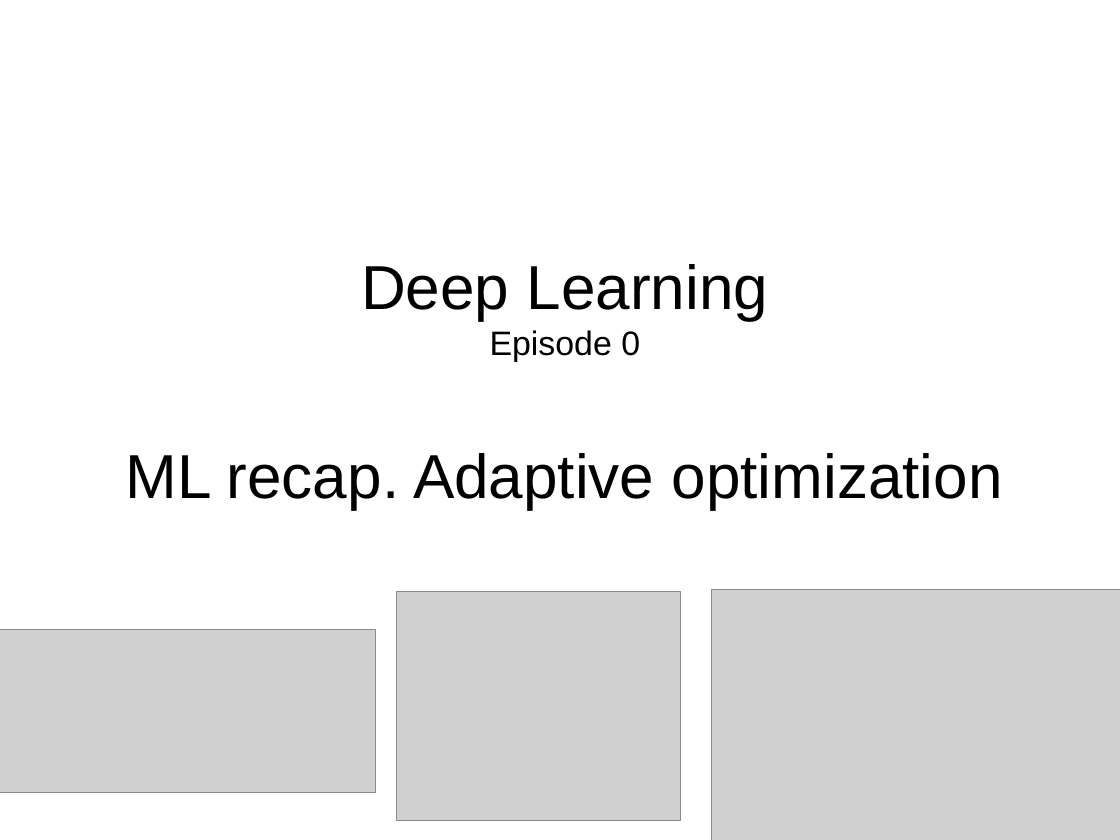
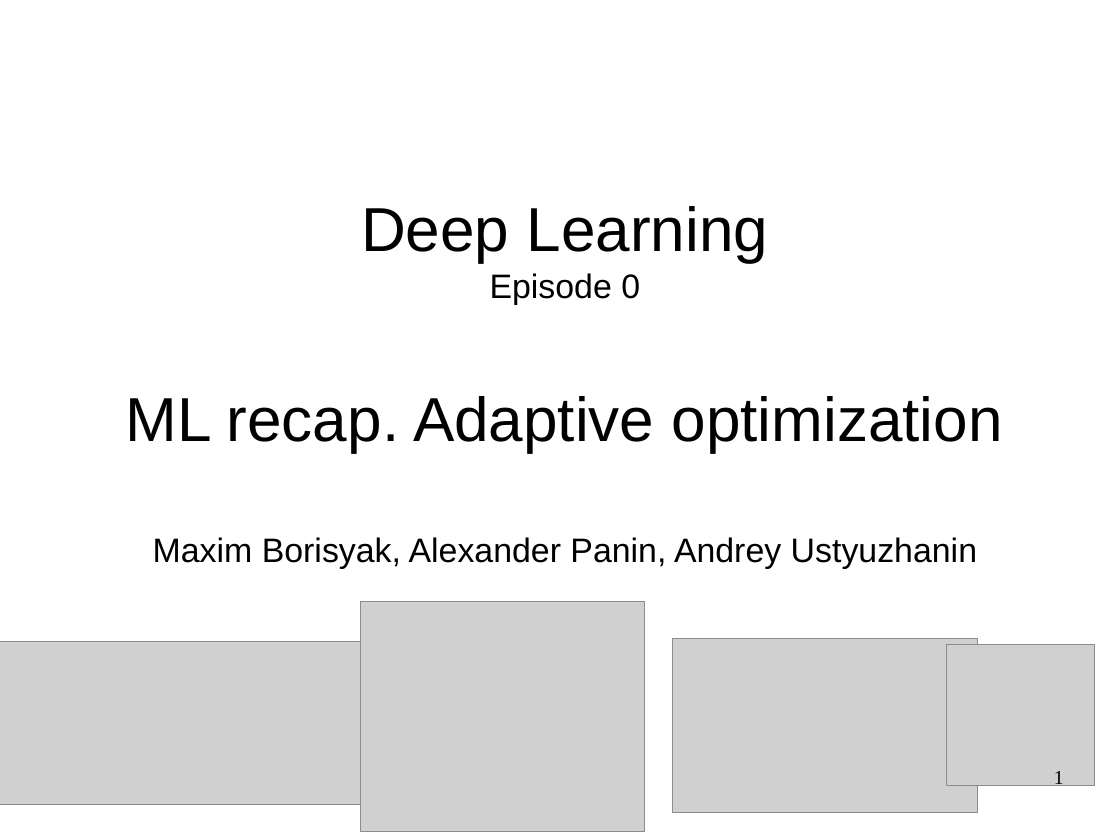
Before and after one commit to yandexdataschool/Practical_DL, a slide deck: slide 1 of week0/lecture0.odp. Drawn at 1120x840 pixels with LibreOffice and Linux fonts; fonts in the diff are those of the drawing; grey boxes stand for pictures. Boxes give left, top, right and bottom in pixels: in the first picture for what was removed or moved away, otherwise in the second. Text is boxed around its words. In the diff, an @@ line names an element or a change of style, - is before the commit and + after.

```diff
--- a/week0/lecture0.odp
+++ b/week0/lecture0.odp
@@ title at (126,206,1003,568): text changed; size 44 to 24 pt @@
-Deep Learning
-Episode 0
-ML recap. Adaptive optimization
+Deep Learning
+Episode 0
+ML recap. Adaptive optimization
+Maxim Borisyak, Alexander Panin, Andrey Ustyuzhanin
@@ picture: place and size @@
-picture at (396,592,681,821)
+picture at (361,602,645,831)
@@ picture: place and size @@
-picture at (0,630,376,793)
+picture at (0,642,372,805)
@@ picture added at (673,639,978,813) @@
@@ picture: place and size @@
-picture at (711,589,1120,840)
+picture at (947,644,1096,786)
@@ page number added at (1054,771,1064,789), 14 pt, text #000000 @@
+1
```
Also in this commit, not shown: 19 other slides changed, 1 slide added, 8 other files.
